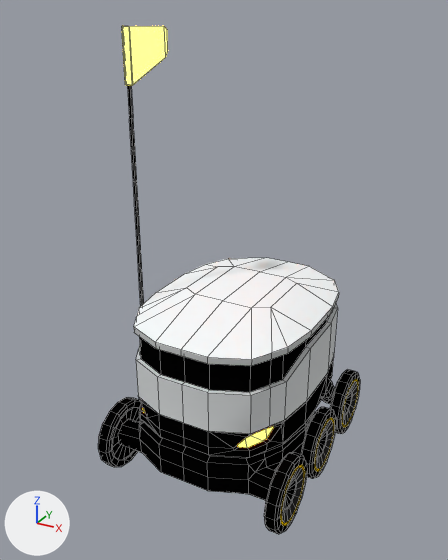
What one commit did to the Blender file Assets/Art/Source/Tobor-Optimized.blend.
The view is the same before and after, from a 50 mm camera at (1.22, -2.63, 2.34) aimed at (-0.18, -0.1, 1.07). Arrows for +X, +Y and +Z are at lower left; the lights stay in place. Mesh edges are drawn as thin lines.

Names of what the first picture shows: 'Body', 'Lid'.
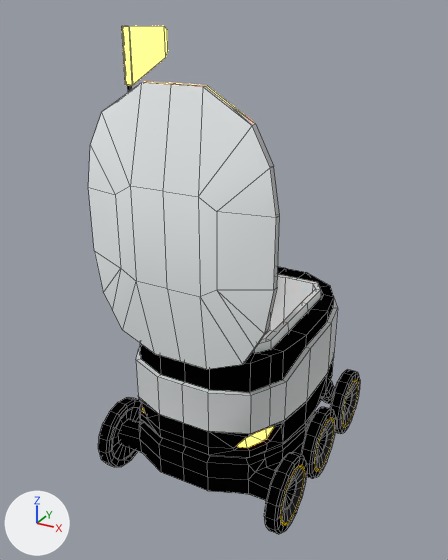
Boxes [x1, y1, x2, y2] around the edits, measured in the pictures (448 x 560 px):
'Body', reshaped: before [98, 26, 360, 534]; after [88, 26, 360, 534]
'Lid', deleted: before [134, 258, 339, 366]
part 1 of me_cube_007, added: after [88, 82, 280, 369]

What the commit changed:
me_cube_007 is used by ob_body; location (-0.143, -0.017, 0.353).
me_cube_007 had 1704 vertices, 1758 faces and spanned x -0.56..0.54, y -0.63..0.61, z -0.33..1.91.
me_cube_007 now has 1848 vertices, 1902 faces and spans x -0.56..0.54, y -0.67..0.61, z -0.33..1.91.
me_cube_007 part 1: a new loose piece of 96 vertices spanning x -0.43..0.47, y -0.67..-0.56, z 0.53..1.72.
Object 'Lid' (ob_lid) is deleted.
